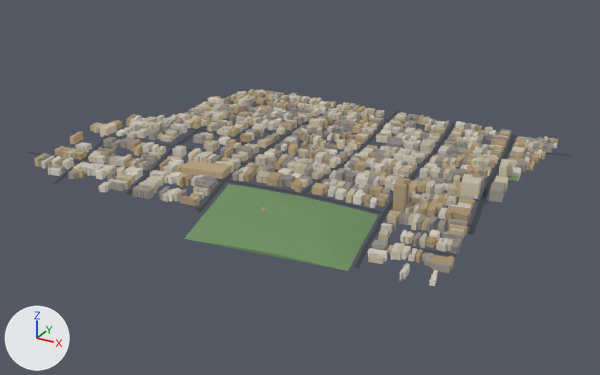
An edit to the glTF model public/tiles/tile_9_10.glb, drawn before and after from the same camera.
Rendered twice from a 50 mm lens placed at (1166.0, -922.0, 674.0), pointed at (419.0, 436.0, -5.0). Lighting does not change. The marker at lower left points along +X, +Y and +Z. The picture after the commit comes second. Where no turn or scale is listed for an object, it has been applied to the vertices.

In view in the first picture: 'bld_9_10', 'grn_9_10', 'road_9_10'.
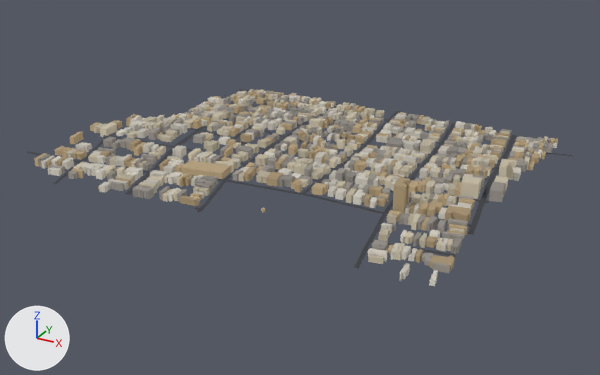
The edits, one by one:
Object 'grn_9_10' (ob_grn_9_10) is deleted.

Changed parts and their boxes [x1, y1, x2, y2] in the pictures (600 x 375 px):
'grn_9_10', deleted (green): before [184, 175, 518, 271]
